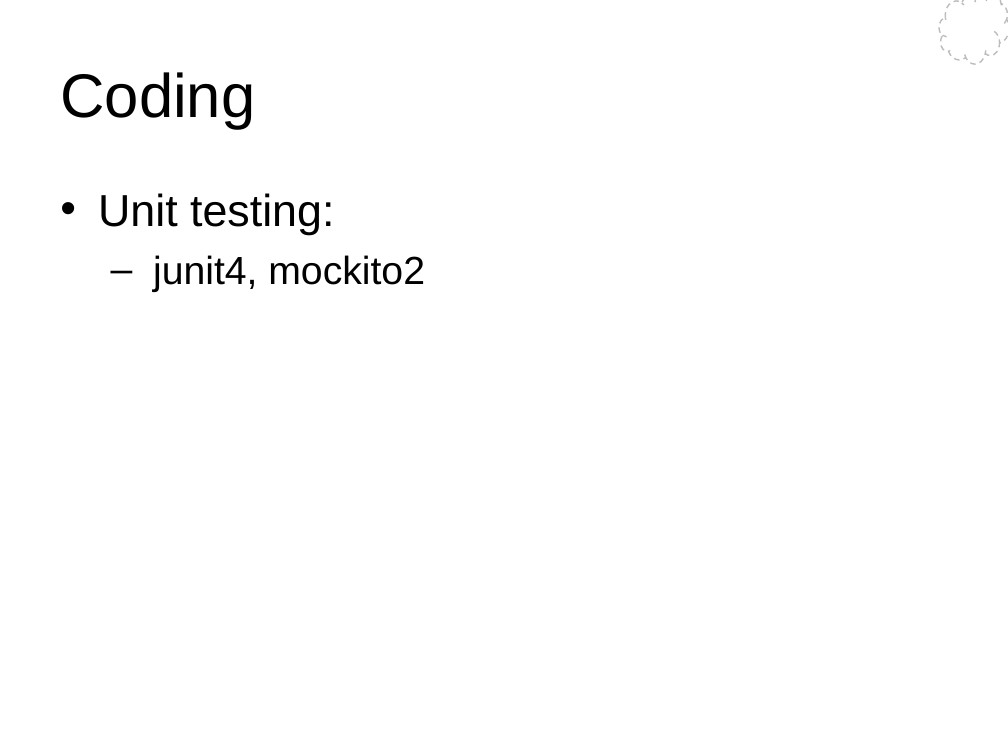
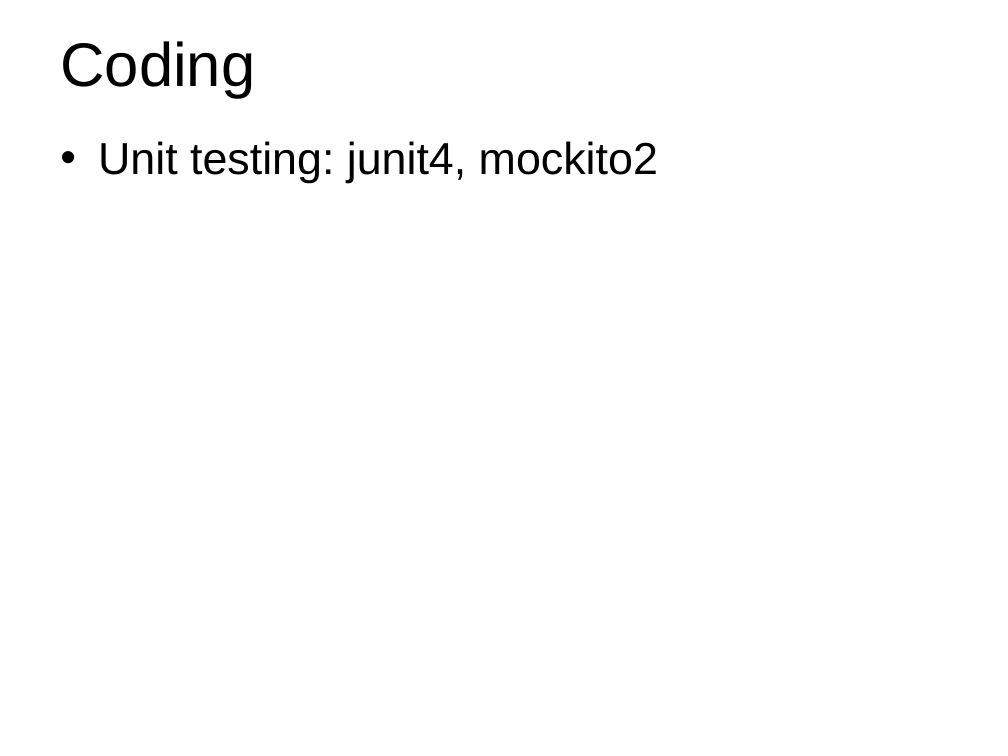
Before and after one commit to Wang-Ray/notes, a slide deck: slide 20 of Architect.ppt (slide 21 before the commit). Drawn at 1008x756 pixels with LibreOffice and Linux fonts; fonts in the diff are those of the drawing; background and template pictures are left out. Boxes give left, top, right and bottom in pixels: in the first picture for what was removed or moved away, otherwise in the second. Text is boxed around its words. In the diff, an @@ line names an element or a change of style, - is before the commit and + after.

```diff
--- a/Architect.ppt
+++ b/Architect.ppt
@@ title "Coding": place and size @@
-title "Coding" at (60,72,255,129)
+title "Coding" at (60,41,255,97)
@@ freeform shape removed at (939,0,1008,65) @@
@@ text at (98,141,658,183): text changed; size 28 to 32 pt @@
-• Unit testing:
-  – junit4, mockito2
+• Unit testing: junit4, mockito2
```
Also in this commit, not shown: 28 other slides changed, 1 slide added, 1 slide removed, 2 other files.
